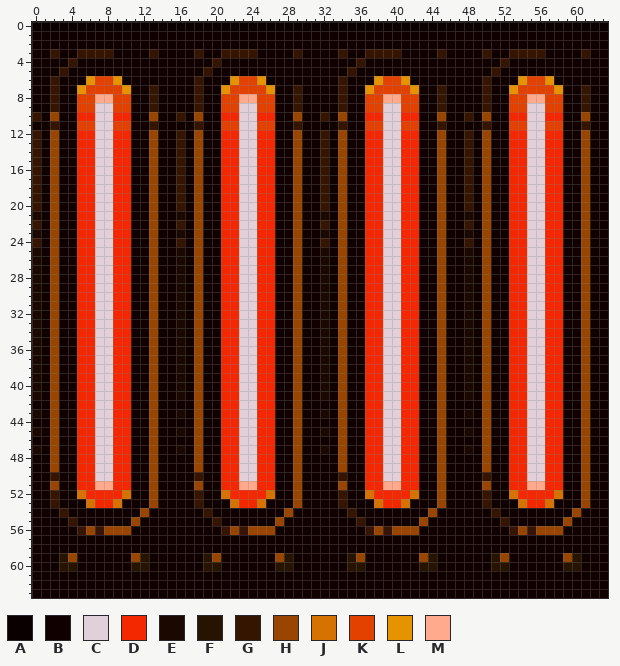
Pixel-art sprite -- textures/wall2.png. The picture above is the old version.
The file is 64x64 pixels. Colours within 5 levels of each other are drawn and written as one.
Palette (. is transparent): A #0a0000  B #100000  C #e1d0da  D #f32800  E #1b0801  F #261400  G #351500  H #994500  J #d67200  K #e34100  L #e59300  M #ffaa8d
Once edited:
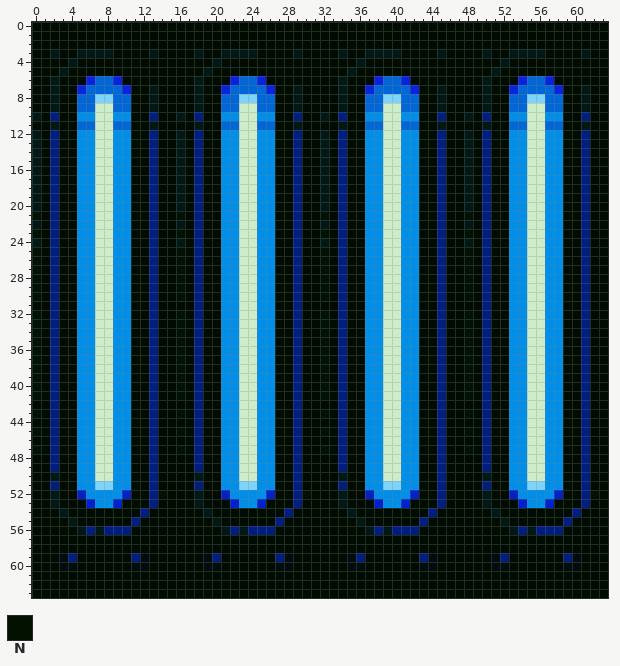
Colours new in this view: N #031200
From old to new:
@@ palette @@
-B #100000
+B #000c00
-C #e1d0da
+C #cdedc8
-D #f32800
+D #008fe8
-E #1b0801
+E #001206
-F #261400
+F #000d0e
-G #351500
+G #001916
-H #994500
+H #001e7e
-J #d67200
+J #0122c7
-K #e34100
+K #0167d6
-L #e59300
+L #0a22dc
-M #ffaa8d
+M #7ed3fa
@@ x 0..63 @@
- 0 AAAAAAAAAAAAAAAAAAAAAAAAAAAAAAAAAAAAAAAAAAAAAAAAAAAAAAAAAAAAAAAA
+ 0 BBBBBBBBBBBBBBBBBBBBBBBBBBBBBBBBBBBBBBBBBBBBBBBBBBBBBBBBBBBBBBBB
  1 BBBBBBBBBBBBBBBBBBBBBBBBBBBBBBBBBBBBBBBBBBBBBBBBBBBBBBBBBBBBBBBB
@@ x 0..63 @@
 30 EBHBBDDCCDDBBHBBEBHBBDDCCDDBBHBBEBHBBDDCCDDBBHBBEBHBBDDCCDDBBHBB
-31 EBHBBDDCCDDBBHBBEBHBBDDCCDDBBHBBEBHBBDDCCDDBBHBBEBHBBDDCCDDBBHBB
+31 BBHBBDDCCDDBBHBBBBHBBDDCCDDBBHBBBBHBBDDCCDDBBHBBBBHBBDDCCDDBBHBB
 32 EBHBBDDCCDDBBHBBEBHBBDDCCDDBBHBBEBHBBDDCCDDBBHBBEBHBBDDCCDDBBHBB
@@ x 0..63 @@
 51 BBHBBDDMMDDBBHBBBBHBBDDMMDDBBHBBBBHBBDDMMDDBBHBBBBHBBDDMMDDBBHBB
-52 BBGBBJDDDDJBBHBBBBGBBJDDDDJBBHBBBBGBBJDDDDJBBHBBBBGBBJDDDDJBBHBB
+52 BBGBBJDDDDJBBHNBBBGBBJDDDDJBBHNBBBGBBJDDDDJBBHNBBBGBBJDDDDJBBHNB
 53 BBGBBBJDDJBBBHBBBBGBBBJDDJBBBHBBBBGBBBJDDJBBBHBBBBGBBBJDDJBBBHBB
Pixel boxes of the changes (left, top, right, bottom) in both pictures:
changed: (32, 22, 608, 598)
